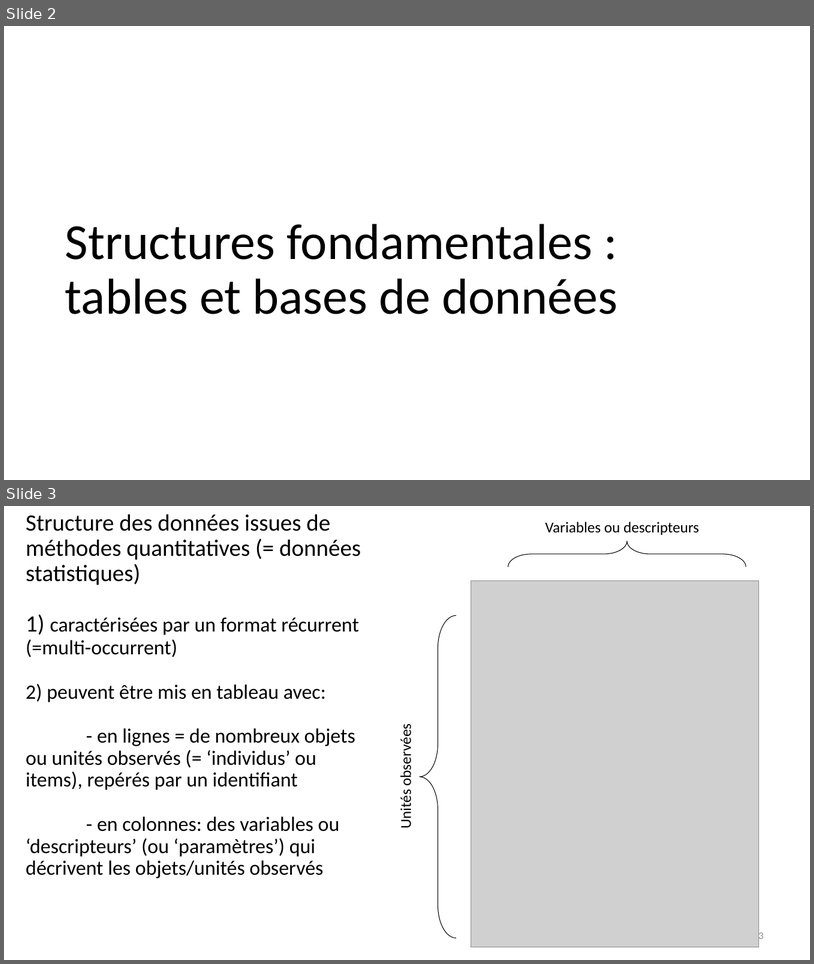
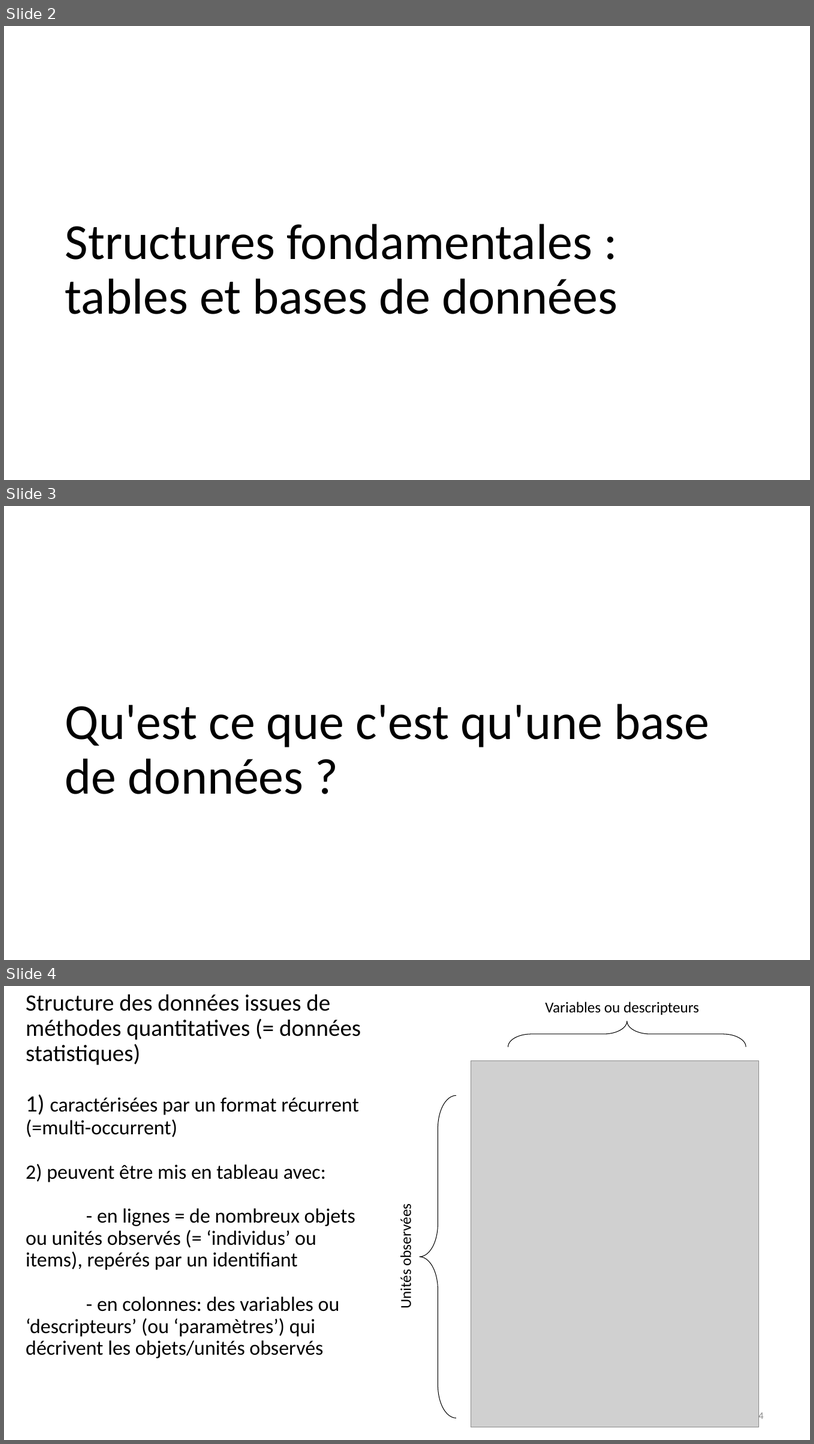
Before and after one commit to BETSAKA/statcap_impact_training, a slide deck: slides/fr/Jour 3_Donnees.pptx. Shown one above the other, each under a label of ours: slides 2 and 3 before the commit, slides 2, 3 and 4 after it. The pictures are 814x964 and 814x1444 pixels, drawn with LibreOffice and Linux fonts; fonts in the diff are those of the drawing; grey boxes stand for pictures. Boxes give left, top, right and bottom in pixels: in the first picture for what was removed or moved away, otherwise in the second. Text is boxed around its words. In the diff, an @@ line names an element or a change of style, - is before the commit and + after.

```diff
--- a/slides/fr/Jour 3_Donnees.pptx
+++ b/slides/fr/Jour 3_Donnees.pptx
@@ slide 3 added at [4, 506, 810, 960], background #FFFFFF @@
@@ title added at [65, 703, 710, 794], 60 pt, text #000000 @@
+Qu'est ce que c'est qu'une base de données ?
@@ what was slide 3 is now slide 4 @@
@@ page number at [759, 1410, 764, 1421]: text changed @@
-3
+4
```
Also in this commit, not shown: 1 other slide added, 1 other file.
